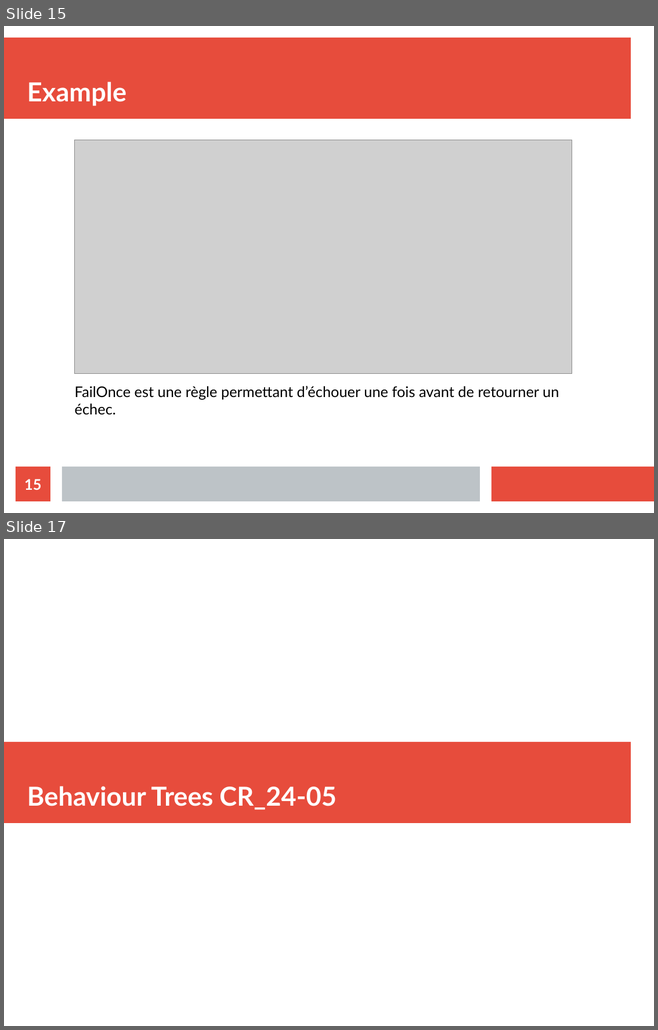
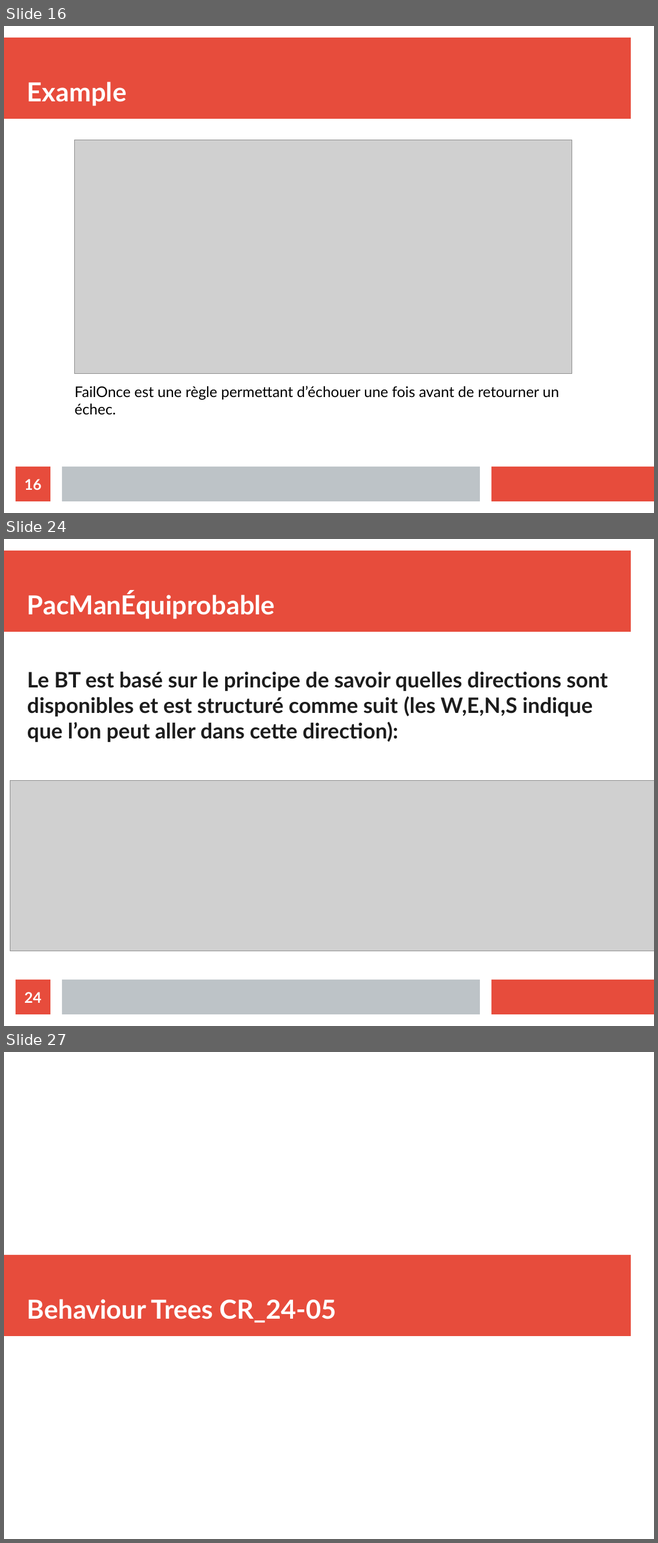
Before and after one commit to ValentinLebouvier/TAL2019, a slide deck: Comptes Rendus/CR_10-05.odp. Shown one above the other, each under a label of ours: slides 15 and 17 before the commit, slides 16, 24 and 27 after it; the slides between them are not shown. The pictures are 658x1030 and 658x1543 pixels, drawn with LibreOffice and Linux fonts; fonts in the diff are those of the drawing; grey boxes stand for pictures. Boxes give left, top, right and bottom in pixels: in the first picture for what was removed or moved away, otherwise in the second. Text is boxed around its words. In the diff, an @@ line names an element or a change of style, - is before the commit and + after.

```diff
--- a/Comptes Rendus/CR_10-05.odp
+++ b/Comptes Rendus/CR_10-05.odp
@@ slide 24 added at (x1=4, y1=539, x2=654, y2=1026), background #FFFFFF; not listed: 3 template elements that a slide beside it also shows @@
@@ title added at (x1=27, y1=592, x2=275, y2=619), 32 pt, text #FFFFFF, bold @@
+PacManÉquiprobable
@@ text added at (x1=27, y1=671, x2=607, y2=742), 26 pt, text #1C1C1C, bold @@
+Le BT est basé sur le principe de savoir quelles directions sont disponibles et est structuré comme suit (les W,E,N,S indique que l’on peut aller dans cette direction):
@@ picture added at (x1=10, y1=781, x2=654, y2=951) @@
@@ page number added at (x1=16, y1=980, x2=50, y2=1015), fill #E74C3C, 18 pt, text #FFFFFF, bold @@
+24
@@ what was slide 15 is now slide 16 @@
@@ page number at (x1=24, y1=479, x2=41, y2=490): text changed @@
-15
+16
@@ what was slide 17 is now slide 27 @@
```
Also in this commit, not shown: 2 slides changed, 9 other slides added, 18 other files.
